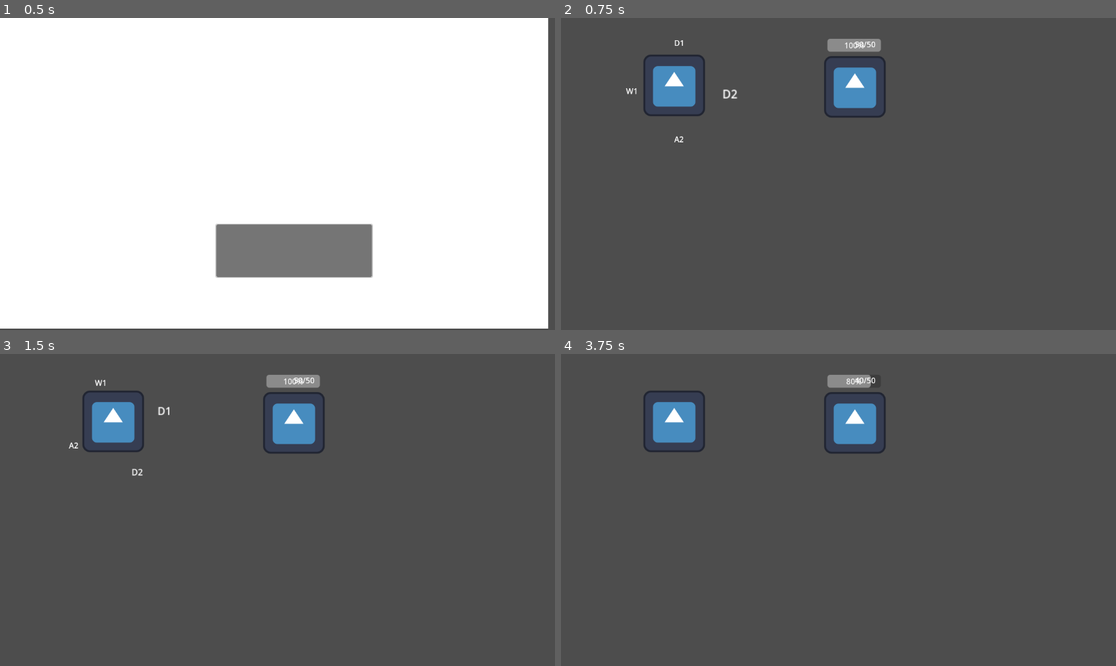
Above: before the commit, frames 1-4 (two rows, left to right).
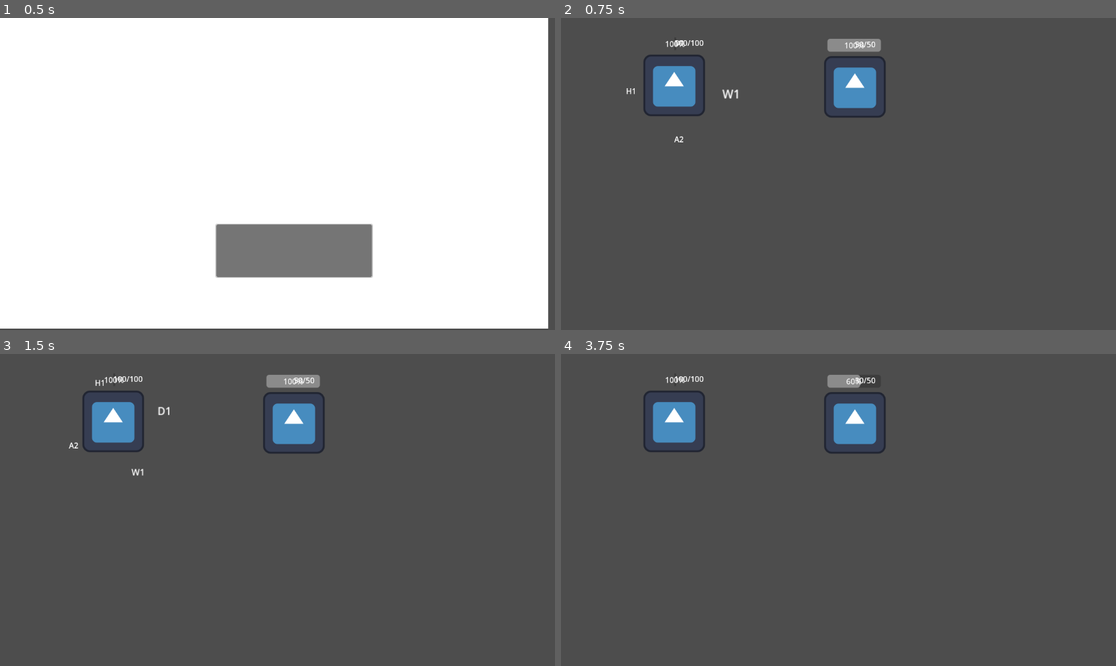
Above: after the commit, the same moments.

Repository: brunoastephan/A-Small-Simple-Quest
Game: Godot game, scene res://Scenes/title_screen.tscn
Same seed, same stepped clock (60 frames per second), same inputs: the game is played once before the commit and once after it. Before the commit the project has no main scene; this scene is started directly in both runs. The engine's default icon, where the game draws it, is replaced by a stand-in: a white triangle on a blue panel in a dark square.
Inputs (mouse positions are in pixels of both pictures, inside the frame that each line leads up to):
- Up to frame 1 (0.5 s): no input
- Up to frame 2 (0.75 s): click (855, 252) at 0.5 s
- Up to frame 3 (1.5 s): tap Enter at 1.25 s; hold Z (ui-accept) from 1.28 s (still down)
- Up to frame 4 (3.75 s): release Z (ui-accept) at 2.03 s; tap X (ui-select) at 2.1, 3.6 s; tap Z (ui-accept) at 2.75 s; hold Z (ui-accept) 2.78-3.53 s

Frame 1 is identical in both runs. In frame 2, 0.2% of the frame differs, in the area x 11-32%, y 7-26%; in frame 3, 0.1%; in frame 4, 0.2%.

Commit message:
[feat] creates heal action and works out action behavior
Creates Heal Action and works out action behavior better, defining attack, heal and defense buff amounts.

Diff:
--- a/a-small,-simple-quest/Scenes/player.tscn
+++ b/a-small,-simple-quest/Scenes/player.tscn
@@ -21,3 +21,14 @@
 
 [node name="Sprite2D" type="Sprite2D" parent="."]
 texture = ExtResource("5_fkybt")
+
+[node name="HealthBar" type="Node2D" parent="."]
+position = Vector2(0, -100)
+
+[node name="ProgressBar" type="ProgressBar" parent="HealthBar"]
+offset_right = 4.0
+offset_bottom = 27.0
+
+[node name="Label" type="Label" parent="HealthBar"]
+offset_right = 40.0
+offset_bottom = 23.0
--- a/a-small,-simple-quest/Scenes/title_screen.tscn
+++ b/a-small,-simple-quest/Scenes/title_screen.tscn
@@ -1,6 +1,6 @@
 [gd_scene load_steps=4 format=3 uid="uid://kyt78idttwse"]
 
-[ext_resource type="Script" uid="uid://bk5hqvm8h06jf" path="res://Scenes/title_screen.gd" id="1_klylv"]
+[ext_resource type="Script" uid="uid://bk5hqvm8h06jf" path="res://ScriptsAndResources/TitleScreen/title_screen.gd" id="1_klylv"]
 [ext_resource type="PackedScene" uid="uid://bhptr8hehuuvg" path="res://Scenes/battle.tscn" id="2_p3fck"]
 
 [sub_resource type="CanvasTexture" id="CanvasTexture_62dcu"]
--- a/a-small,-simple-quest/ScriptsAndResources/ActionPool/base_action_pool.tres
+++ b/a-small,-simple-quest/ScriptsAndResources/ActionPool/base_action_pool.tres
@@ -1,13 +1,15 @@
-[gd_resource type="Resource" script_class="ActionPool" load_steps=11 format=3 uid="uid://bt1ef2sbogswx"]
+[gd_resource type="Resource" script_class="ActionPool" load_steps=12 format=3 uid="uid://bt1ef2sbogswx"]
 
 [ext_resource type="Script" uid="uid://c0fticnagpasg" path="res://ScriptsAndResources/Actions/action.gd" id="1_tw6mh"]
 [ext_resource type="Script" uid="uid://3i24f2om3rl5" path="res://ScriptsAndResources/Actions/attack_action.gd" id="2_1xx26"]
 [ext_resource type="Script" uid="uid://y6xh3b0ch830" path="res://ScriptsAndResources/Actions/defend_action.gd" id="3_qhrps"]
 [ext_resource type="Script" uid="uid://dqyh15em3flla" path="res://ScriptsAndResources/Actions/wait_action.gd" id="4_xn64a"]
 [ext_resource type="Script" uid="uid://mh6ujfc5vcfk" path="res://ScriptsAndResources/ActionPool/action_pool.gd" id="5_2dipj"]
+[ext_resource type="Script" uid="uid://offii0qlebg6" path="res://ScriptsAndResources/Actions/heal_action.gd" id="5_auxho"]
 
 [sub_resource type="Resource" id="Resource_a7irw"]
 script = ExtResource("2_1xx26")
+attack_power = 20
 display_name = "A1"
 cooldown_time = 1.0
 target_type = 1
@@ -15,6 +17,7 @@
 
 [sub_resource type="Resource" id="Resource_i018p"]
 script = ExtResource("2_1xx26")
+attack_power = 10
 display_name = "A2"
 cooldown_time = 1.0
 target_type = 1
@@ -22,27 +25,29 @@
 
 [sub_resource type="Resource" id="Resource_bqtm5"]
 script = ExtResource("3_qhrps")
+defense_amount = 5
 display_name = "D1"
 cooldown_time = 1.0
-target_type = 1
-metadata/_custom_type_script = "uid://y6xh3b0ch830"
-
-[sub_resource type="Resource" id="Resource_keyfn"]
-script = ExtResource("3_qhrps")
-display_name = "D2"
-cooldown_time = 1.0
-target_type = 1
+target_type = 0
 metadata/_custom_type_script = "uid://y6xh3b0ch830"
 
 [sub_resource type="Resource" id="Resource_nn5jr"]
 script = ExtResource("4_xn64a")
 display_name = "W1"
 cooldown_time = 3.0
-target_type = 1
+target_type = 0
 metadata/_custom_type_script = "uid://dqyh15em3flla"
+
+[sub_resource type="Resource" id="Resource_p3n15"]
+script = ExtResource("5_auxho")
+heal_amount = 10
+display_name = "H1"
+cooldown_time = 2.0
+target_type = 0
+metadata/_custom_type_script = "uid://offii0qlebg6"
 
 [resource]
 script = ExtResource("5_2dipj")
-possible_actions = Array[ExtResource("1_tw6mh")]([SubResource("Resource_a7irw"), SubResource("Resource_i018p"), SubResource("Resource_bqtm5"), SubResource("Resource_keyfn"), SubResource("Resource_nn5jr")])
+possible_actions = Array[ExtResource("1_tw6mh")]([SubResource("Resource_a7irw"), SubResource("Resource_i018p"), SubResource("Resource_bqtm5"), SubResource("Resource_nn5jr"), SubResource("Resource_p3n15")])
 action_probabilities = Array[float]([0.3, 0.1, 0.2, 0.5, 0.1])
 metadata/_custom_type_script = "uid://mh6ujfc5vcfk"
--- a/a-small,-simple-quest/ScriptsAndResources/Actions/attack_action.gd
+++ b/a-small,-simple-quest/ScriptsAndResources/Actions/attack_action.gd
@@ -1,5 +1,7 @@
 class_name AttackAction
 extends Action
+
+@export var attack_power := 10  # Directly editable damage value
 
 func _init():
 	display_name = "Attack"
@@ -7,18 +9,6 @@
 	target_type = TargetType.ENEMY
 
 func _perform_action(caster: Node, target: Damageable) -> void:
-	if target and caster.has_method("get_attack_damage"):
-		var damage = caster.get_attack_damage()
-		print("DEBUG - Attempting attack: ", {
-			"caster": caster.name,
-			"target": target.name,
-			"damage": damage,
-			"target_health_before": target.current_health
-		})
-		target.take_damage(damage)
-		print("⚔️ Attacked ", target.name, " for ", damage, " damage. New health: ", target.current_health)
-	else:
-		var error = "Attack failed - "
-		if not target: error += "no valid target"
-		elif not caster.has_method("get_attack_damage"): error += "caster missing get_attack_damage()"
-		push_error(error)
+	if target:
+		target.take_damage(attack_power)
+		print("⚔️ Attacked for ", attack_power, " damage")
--- a/a-small,-simple-quest/ScriptsAndResources/Actions/defend_action.gd
+++ b/a-small,-simple-quest/ScriptsAndResources/Actions/defend_action.gd
@@ -1,5 +1,8 @@
 class_name DefendAction
 extends Action
+
+@export var defense_power := 5    # Damage reduction amount
+@export var duration := 2.0       # How long defense lasts (seconds)
 
 func _init():
 	display_name = "Defend"
@@ -7,8 +10,6 @@
 	target_type = TargetType.SELF
 
 func _perform_action(caster: Node, _target: Damageable) -> void:
-	if caster.has_method("heal") and caster.has_method("get_defense_value"):
-		caster.heal(caster.get_defense_value())
-		print("🛡️ Defended!")
-	else:
-		push_error("DefendAction: Invalid caster - missing heal/get_defense_value methods")
+	if caster.has_method("add_timed_defense"):
+		caster.add_timed_defense(defense_power, duration)
+		print("🛡️ Defense +", defense_power, " for ", duration, "s")
--- /dev/null
+++ b/a-small,-simple-quest/ScriptsAndResources/Actions/heal_action.gd
@@ -0,0 +1,14 @@
+class_name HealAction
+extends Action
+
+@export var heal_amount := 10  # Editable in inspector
+
+func _init():
+	display_name = "Heal"
+	cooldown_time = 3.0
+	target_type = TargetType.SELF
+
+func _perform_action(caster: Node, _target: Damageable) -> void:
+	if caster.has_method("heal"):
+		caster.heal(heal_amount)
+		print("💚 Healed for ", heal_amount)
--- a/a-small,-simple-quest/ScriptsAndResources/Player/player.gd
+++ b/a-small,-simple-quest/ScriptsAndResources/Player/player.gd
@@ -8,12 +8,45 @@
 @export var job : Job = preload("res://ScriptsAndResources/Player/default_job.tres")
 @onready var circular_menu: CircularMenu = $CircularMenu
 @onready var pool_manager: ActionPoolManager = $CircularMenu/ActionPoolManager
+@onready var health_bar = $HealthBar/ProgressBar
+@onready var health_text = $HealthBar/Label
 
 var current_health : int
+var current_defense := 0
+var defense_timer : Timer
+
+func add_defense_buff(amount: int):
+	current_defense += amount
 
 func _ready():
 	current_health = max_health
 	initialize_action_system()
+	health_changed.connect(update_health_display)
+	update_health_display(current_health, max_health)
+
+	# Initialize timer (only once)
+	defense_timer = Timer.new()
+	defense_timer.one_shot = true  # Crucial - makes timer stop after one trigger
+	add_child(defense_timer)
+	defense_timer.timeout.connect(_on_defense_expired)
+
+func add_timed_defense(power: int, duration: float):
+	# Reset any existing defense first
+	if defense_timer.time_left > 0:
+		defense_timer.stop()
+
+	current_defense = power
+	defense_timer.start(duration)
+	print("🛡️ Defense active: +", power, " for ", duration, "s")
+
+func _on_defense_expired():
+	if current_defense > 0:  # Only print if defense was actually active
+		print("Defense expired")
+	current_defense = 0
+
+func update_health_display(new_health: int, _max_health: int):
+	health_bar.value = new_health
+	health_text.text = "%d/%d" % [new_health, max_health]
 
 func initialize_action_system():
 	if job and job.base_action_pool:
@@ -23,9 +56,10 @@
 		push_warning("No job or action pool assigned to player!")
 
 func take_damage(amount: int):
-	current_health -= amount
-	current_health = max(0, current_health)
-	health_changed.emit(current_health)
+	var final_damage = max(1, amount - current_defense)
+	current_health -= final_damage
+	health_changed.emit(current_health, max_health)
+	print("Took ", final_damage, " damage (", current_defense, " blocked)")
 
 	if current_health <= 0:
 		died.emit()
--- a/a-small,-simple-quest/project.godot
+++ b/a-small,-simple-quest/project.godot
@@ -11,6 +11,7 @@
 [application]
 
 config/name="A Small, Simple Quest"
+run/main_scene="uid://kyt78idttwse"
 config/features=PackedStringArray("4.4", "GL Compatibility")
 config/icon="res://Assets/TestIcons/icon.svg"
 
Not shown, added: a-small,-simple-quest/ScriptsAndResources/Actions/heal_action.gd.uid
Renamed: a-small,-simple-quest/Scenes/title_screen.gd -> a-small,-simple-quest/ScriptsAndResources/TitleScreen/title_screen.gd
Renamed: a-small,-simple-quest/Scenes/title_screen.gd.uid -> a-small,-simple-quest/ScriptsAndResources/TitleScreen/title_screen.gd.uid
